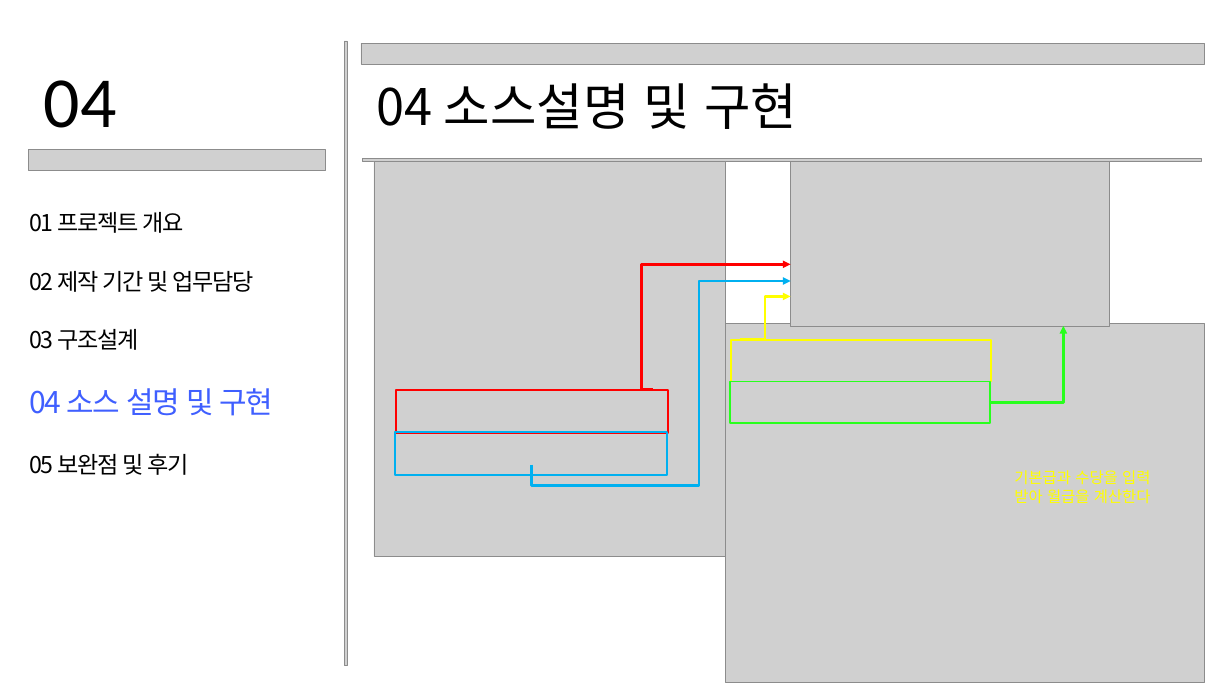
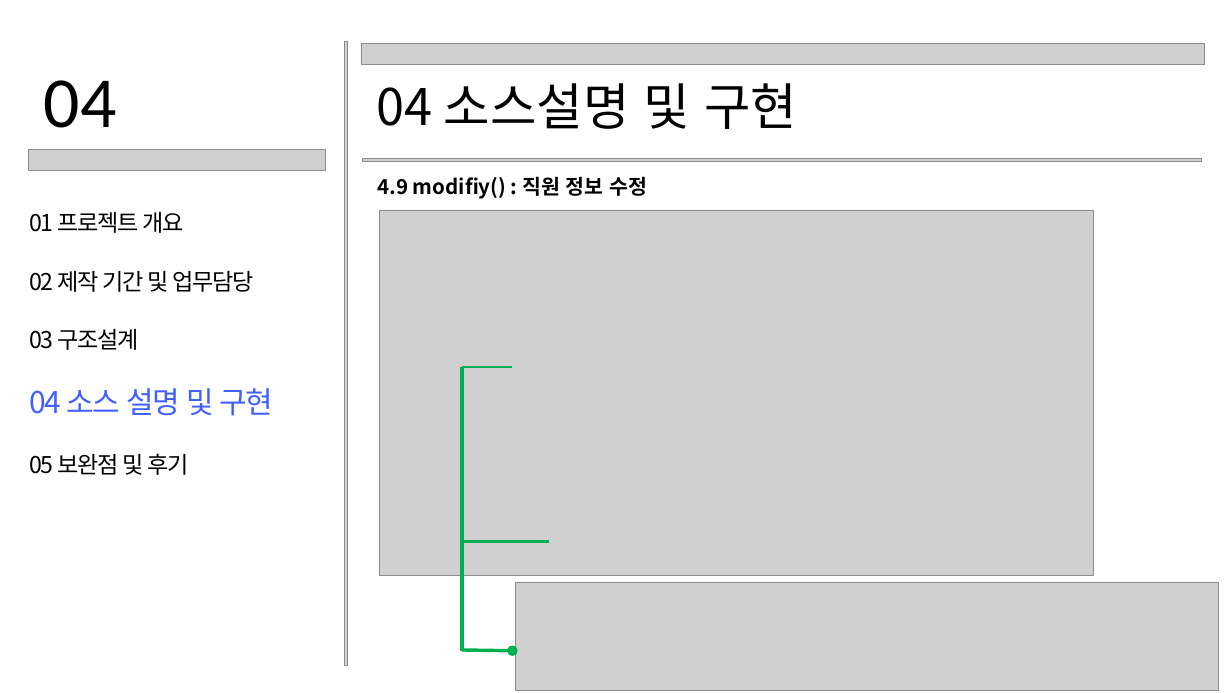
Before and after one commit to jihokim86/-team3-1st-_-project, a slide deck: slide 18 of CLI_직원관리프로그램.pptx (slide 12 before the commit). Drawn at 1232x693 pixels with LibreOffice and Linux fonts; fonts in the diff are those of the drawing; grey boxes stand for pictures. Boxes give left, top, right and bottom in pixels: in the first picture for what was removed or moved away, otherwise in the second. Text is boxed around its words. In the diff, an @@ line names an element or a change of style, - is before the commit and + after.

Commit message:
22.05.30

```diff
--- a/CLI_직원관리프로그램.pptx
+++ b/CLI_직원관리프로그램.pptx
@@ picture removed at box(374, 161, 726, 556) @@
@@ text added at box(377, 176, 647, 199), 24 pt, text #000000, bold @@
+4.9 modifiy() : 직원 정보 수정
@@ picture removed at box(790, 161, 1109, 326) @@
@@ picture added at box(379, 210, 1093, 575) @@
@@ elbow arrow removed from (654, 390) to (790, 264) @@
@@ elbow arrow removed from (532, 464) to (790, 281) @@
@@ elbow arrow removed from (740, 339) to (790, 296) @@
@@ picture removed at box(726, 324, 1204, 683) @@
@@ elbow arrow removed from (991, 402) to (1063, 326) @@
@@ rectangle removed at box(731, 340, 991, 382) @@
@@ line added from (462, 367) to (513, 367), #00B050 3 pt @@
@@ line added from (462, 650) to (462, 367), #00B050 4 pt @@
@@ rectangle removed at box(731, 381, 991, 423) @@
@@ rectangle removed at box(396, 390, 668, 433) @@
@@ rectangle removed at box(395, 432, 668, 475) @@
@@ text removed at box(1014, 470, 1151, 504) @@
-기본급과 수당을 입력 받아 월급을 계산한다
@@ line added from (549, 541) to (462, 541), #00B050 4 pt @@
@@ picture added at box(516, 582, 1218, 691) @@
@@ arrow added from (462, 650) to (513, 650), #00B050 4 pt @@
```
Also in this commit, not shown: 10 other slides changed, 7 slides added.
